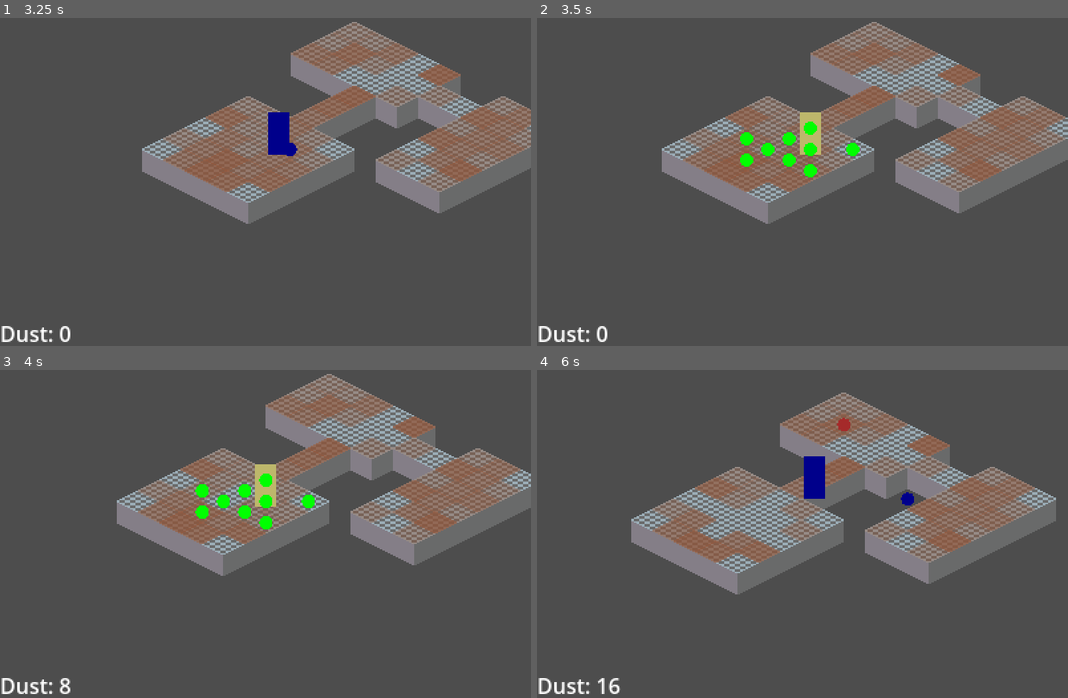
Above: before the commit, frames 1-4 (two rows, left to right).
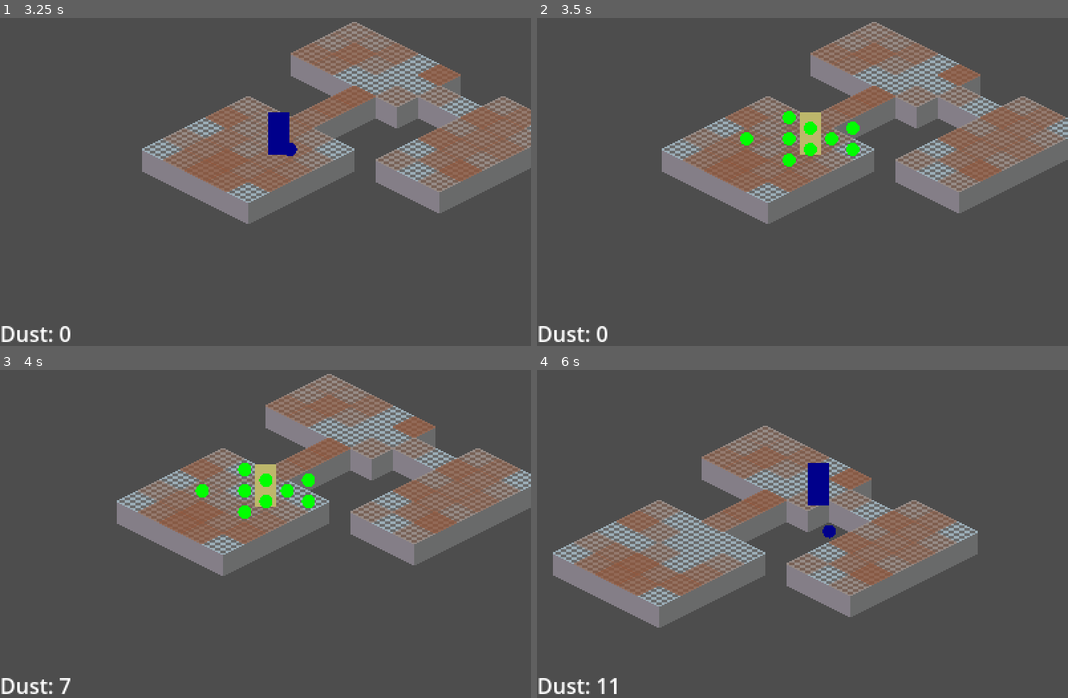
Above: after the commit, the same moments.

Repository: Ruulul/The-Duster
Game: Godot game, scene res://test_scene.tscn
Same seed, same stepped clock (60 frames per second), same inputs: the game is played once before the commit and once after it. This scene is started directly instead of the project's main scene.
Inputs (mouse positions are in pixels of both pictures, inside the frame that each line leads up to):
- Up to frame 1 (3.25 s): tap Enter at 0.5, 2 s; move the mouse to (238, 227) at 0.52 s; hold R (refresh) 0.53-1.28 s; tap Space at 1.25, 2.75 s; move the mouse to (424, 208) at 1.27 s; click (424, 208) at 1.35 s; move the mouse to (106, 90) at 2.02 s; hold R (refresh) 2.03-2.78 s; move the mouse to (292, 149) at 2.77 s; click (292, 149) at 2.85 s
- Up to frame 2 (3.5 s): no input
- Up to frame 3 (4 s): move the mouse to (185, 402) at 3.52 s; hold R (refresh) from 3.53 s (still down)
- Up to frame 4 (6 s): move the mouse to (919, 481) at 4.27 s; release R (refresh) at 4.28 s; click (919, 481) at 4.35 s; move the mouse to (696, 520) at 5.02 s; hold R (refresh) 5.03-5.78 s; move the mouse to (855, 412) at 5.77 s; click (855, 412) at 5.85 s

Frame 1 is identical in both runs. In frame 2, 0.5% of the frame differs, in the area x 38-61%, y 28-49%; in frame 3, 0.8%; in frame 4, 33%, in the area x 3-98%, y 6-99%.
Error in both runs: Invalid access to property or key 'rooms_count' on a base object of type 'Node2D'. (res://Components/building.gd:65)

Commit message:
kinda done with this cleaning redo

Diff:
--- a/Components/Duster.gd
+++ b/Components/Duster.gd
@@ -91,6 +91,12 @@
 func get_target_tiles():
 	var square_side = 1 + 2 * cleaning_radius
 	var origin_tile_position = map.local_to_map(map.to_local(global_position))
+	if origin_tile_position.y % 2 == 1:
+		print('odd')
+		origin_tile_position += (Vector2i.RIGHT + Vector2i.UP) * cleaning_radius
+	else:
+		print('even')
+		origin_tile_position += (Vector2i.RIGHT + Vector2i.UP * 2) * cleaning_radius
 
 	var results = []
 	for y in range(square_side):
@@ -99,7 +105,7 @@
 				origin_tile_position
 				+ map.local_to_map(
 					RoomMap.to_isometric
-					* (Vector2(x, y) + Vector2(1 - cleaning_radius, -cleaning_radius))
+					* Vector2(x, y)
 					* RoomMap.tile_size
 				)
 			)
--- a/Components/room_map.tscn
+++ b/Components/room_map.tscn
@@ -32,10 +32,6 @@
 0:0/1/physics_layer_0/linear_velocity = Vector2(0, 0)
 0:0/1/physics_layer_0/angular_velocity = 0.0
 0:0/1/physics_layer_0/polygon_0/points = PackedVector2Array(0, -8, -16, 0, 0, 8, 16, 0)
-2:0/size_in_atlas = Vector2i(1, 2)
-2:0/0 = 0
-2:0/0/physics_layer_0/linear_velocity = Vector2(0, 0)
-2:0/0/physics_layer_0/angular_velocity = 0.0
 0:2/size_in_atlas = Vector2i(2, 2)
 0:2/next_alternative_id = 2
 0:2/0 = 0
@@ -65,10 +61,11 @@
 2:2/3/modulate = Color(1, 1, 1, 0.392157)
 2:2/3/physics_layer_0/linear_velocity = Vector2(0, 0)
 2:2/3/physics_layer_0/angular_velocity = 0.0
-4:0/size_in_atlas = Vector2i(2, 2)
-4:0/0 = 0
-4:0/0/physics_layer_0/linear_velocity = Vector2(0, 0)
-4:0/0/physics_layer_0/angular_velocity = 0.0
+2:0/size_in_atlas = Vector2i(2, 2)
+2:0/0 = 0
+2:0/0/texture_origin = Vector2i(0, 8)
+2:0/0/physics_layer_0/linear_velocity = Vector2(0, 0)
+2:0/0/physics_layer_0/angular_velocity = 0.0
 
 [sub_resource type="TileSet" id="TileSet_h2u6v"]
 tile_shape = 1
Binary file changed: ASSets/atlas.ase
Binary file changed: ASSets/atlas.png
Not shown, changed: README.md
